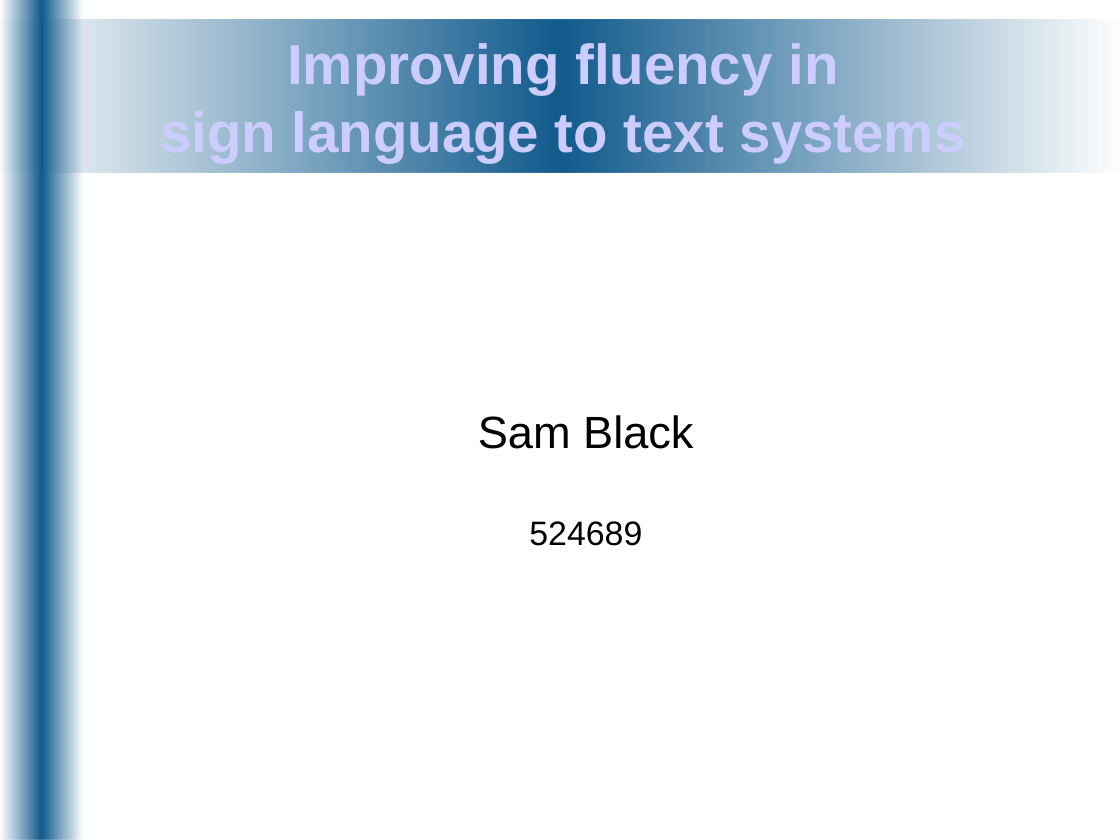
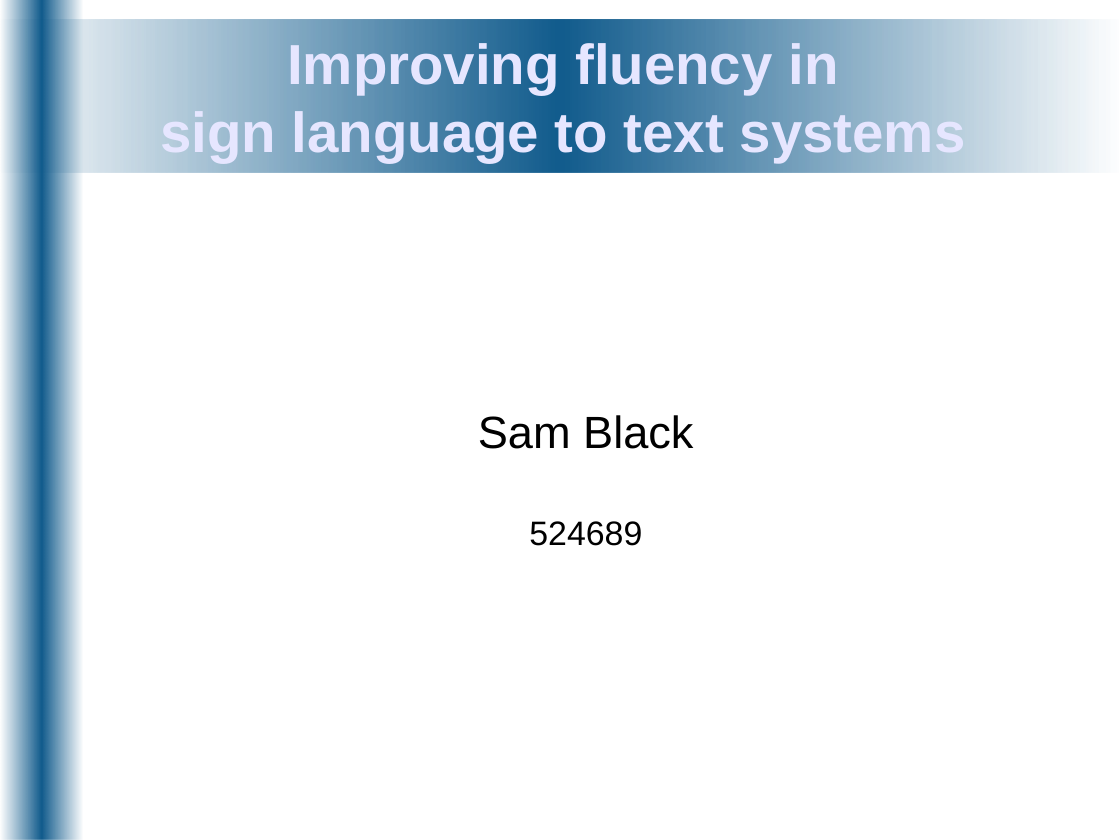
Before and after one commit to DorisGao/personal-uni, a slide deck: slide 1 of ee4p/docs/Presentations/bench_inspect-0812071414.odp. Drawn at 1120x840 pixels with LibreOffice and Linux fonts; fonts in the diff are those of the drawing. Boxes give left, top, right and bottom in pixels: in the first picture for what was removed or moved away, otherwise in the second. Text is boxed around its words. In the diff, an @@ line names an element or a change of style, - is before the commit and + after.

```diff
--- a/ee4p/docs/Presentations/bench_inspect-0812071414.odp
+++ b/ee4p/docs/Presentations/bench_inspect-0812071414.odp
@@ title "Improving fluency in sign language ..." at <box>160,39,966,162</box>: text colour #CCCCFF to #E6E6FF @@
```
Also in this commit, not shown: 14 slides added, 8 slides removed, 1 other file.
